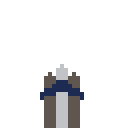
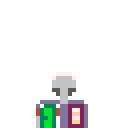
Layers edited between the first and the second (128, 128) image:
hid "BURSTA", painted on it over [40,64,88,128]
added layer "BALLISTA" above "2x" over [36,72,88,128]
